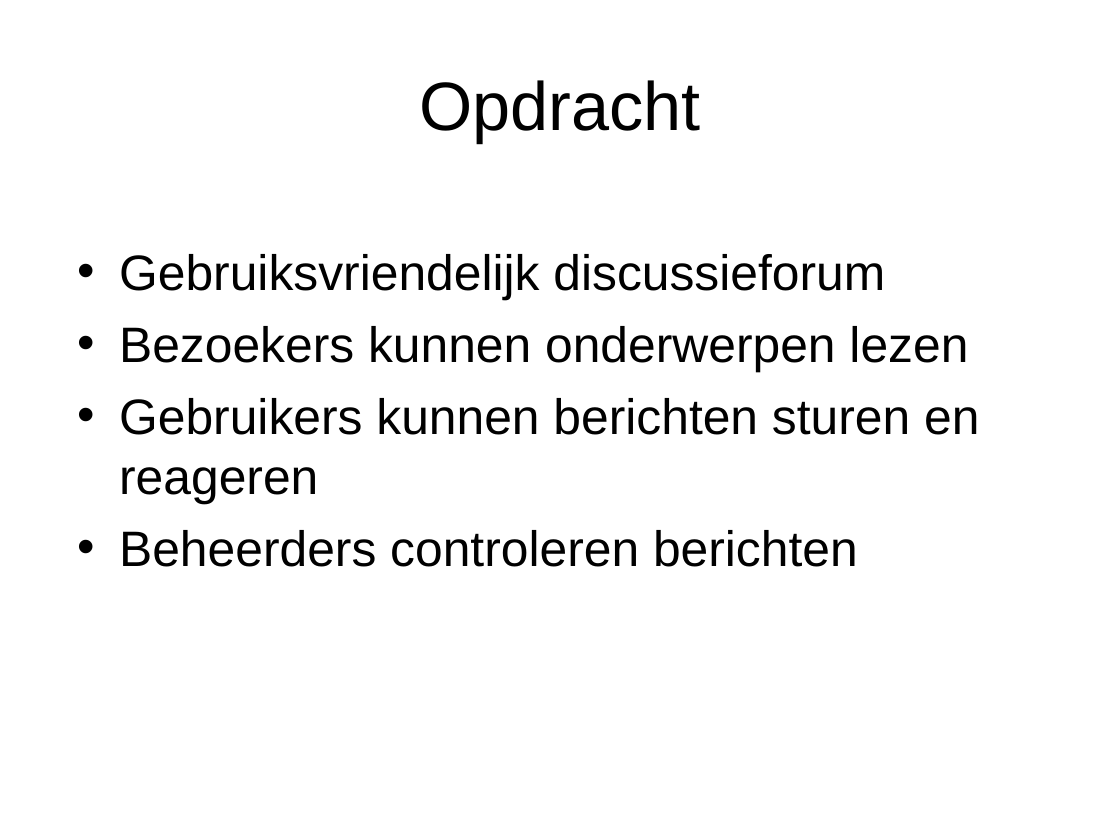
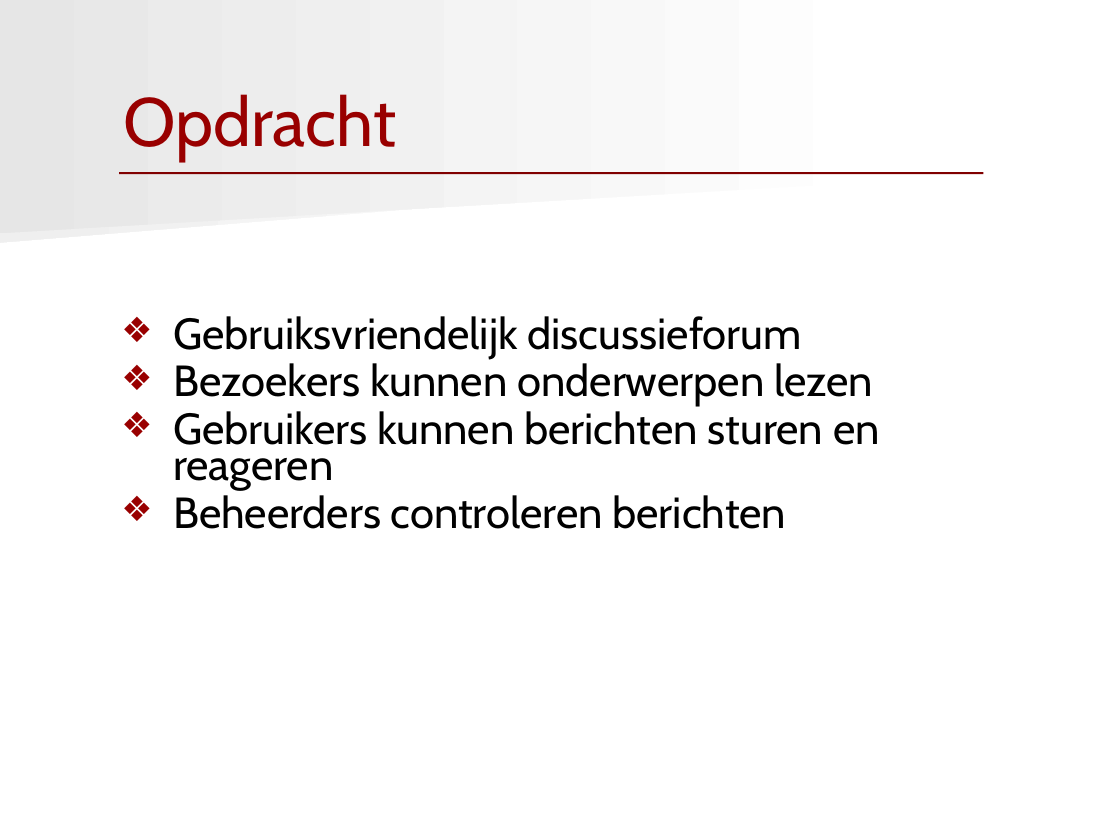
Before and after one commit to jroeting/RodaSupportForum, a slide deck: slide 2 of documents/RodaPresentatie.ppt. Drawn at 1120x840 pixels with LibreOffice and Linux fonts; fonts in the diff are those of the drawing. Boxes give left, top, right and bottom in pixels: in the first picture for what was removed or moved away, otherwise in the second. Text is boxed around its words. In the diff, an @@ line names an element or a change of style, - is before the commit and + after.

```diff
--- a/documents/RodaPresentatie.ppt
+++ b/documents/RodaPresentatie.ppt
@@ freeform shape added at bbox=[0, 0, 887, 233], fill gradient #FFFFFF to #E6E6E6 @@
@@ title "Opdracht": place and size @@
-title "Opdracht" at bbox=[419, 80, 700, 143]
+title "Opdracht" at bbox=[123, 94, 396, 162]
@@ title "Opdracht" at bbox=[123, 94, 396, 162]: font Arial to Cabin, text colour #000000 to #990000; alignment centre to left @@
@@ freeform shape added at bbox=[0, 113, 872, 242], fill gradient #FFFFFF to #EFEFEF @@
@@ line added from (119, 174) to (983, 174), #800000 1.25 pt @@
@@ text "Gebruiksvriendelijk discussieforum": place and size @@
-text "Gebruiksvriendelijk discussieforum" at bbox=[119, 254, 979, 567]
+text "Gebruiksvriendelijk discussieforum" at bbox=[173, 316, 880, 529]
@@ text "Gebruiksvriendelijk discussieforum" at bbox=[173, 316, 880, 529]: size 32 to 28 pt, font Arial to Cabin; bullet • to ❖; line spacing 1 to 0.7; less space between paragraphs; bullet colour #000000 to #990000 @@
```
Also in this commit, not shown: 14 other slides changed, 1 other file.
